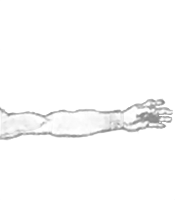
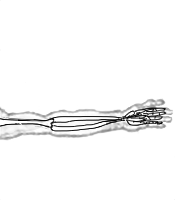
The second 175px x 200px image is a revision of the first. Changes to its layers:
added layer "Calque 9" above "Calque 8" over [0, 0, 175, 200]
painted on "Calque 8" over [0, 49, 175, 200]
